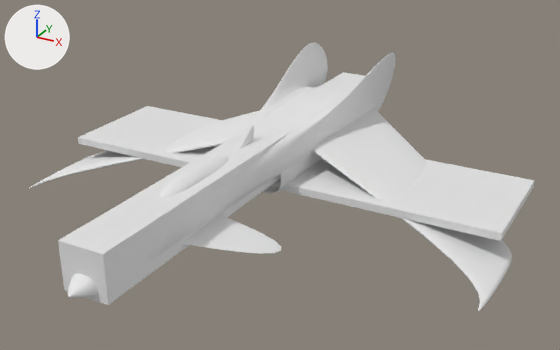
A saved change to the Blender file Flyplane/Flyplane/assets/Starfighter/starfighter.blend.
Before and after are seen from a 50 mm camera at (7.11, -11.98, 5.98) aimed at (0.47, 0.09, -0.05). Every picture has the same lights, and +X, +Y and +Z are marked at upper left.

In view in the first picture: 'BB_BODY', 'BB_WING', 'Plane'.
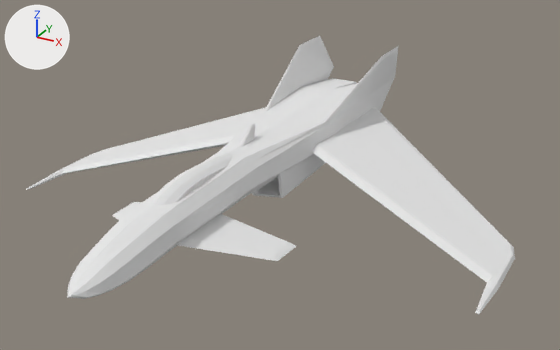
What differs and where, as boxes (x1, y1, x2, y2) in the pictures (560 x 350 px):
'Plane', modifiers changed
    before: (30, 42, 512, 311)
    after: (26, 36, 515, 314)
'BB_WING', hidden
    before: (78, 106, 535, 241)
'BB_BODY', hidden
    before: (58, 72, 365, 305)

What changed in the scene script:
```text
Change ob_bb_wing:
    add ob_bb_wing.hide_viewport = True
Change ob_bb_body:
    add ob_bb_body.hide_viewport = True
Change ob_plane:
    remove _m = ob_plane.modifiers.new('Subsurf', 'SUBSURF')
    remove _m.levels = 0
```
